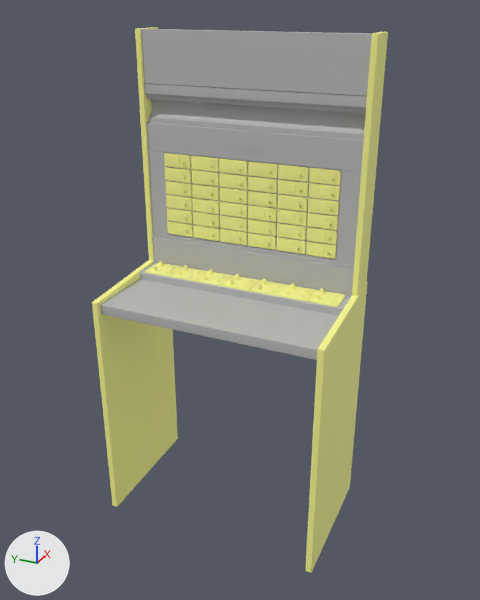
The FBX model Import/SwitchBoard_v01_01_alsu.fbx as it was, and as the next commit left it.
Both versions are drawn from a 50 mm lens placed at (-2.47, -1.15, 2.36), pointed at (0.02, -0.03, 1.12). Lighting does not change. The marker at lower left points along +X, +Y and +Z. Where no turn or scale is listed for an object, it has been applied to the vertices. Vertices at the same position are counted once.

Names of what the first picture shows: 'geo_slot_Horizontal_010', 'geo_slot_Horizontal_011', 'geo_slot_Horizontal_012', 'geo_slot_Horizontal_013', 'geo_slot_Horizontal_02', 'geo_slot_Horizontal_03', 'geo_slot_Horizontal_04', 'geo_slot_Horizontal_05', 'geo_slot_Horizontal_06', 'geo_slot_Horizontal_07', 'geo_slot_Horizontal_08', 'geo_slot_Horizontal_09', 'poly_switchBoardSides_01', 'poly_switchboard_Main_02'.
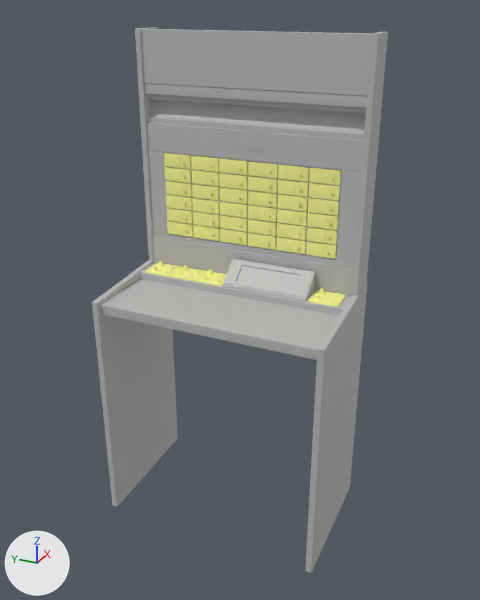
Where the change shows, as pixel boxes [x1, y1, x2, y2] in the pictures (480 x 600 px; the box of a moved part takes in the faces that stretch with it):
'poly_switchBoardSides_01', recoloured
    both: [92, 27, 388, 573]
'monitor', added
    after: [223, 259, 315, 301]
'geo_slot_Horizontal_013', deleted
    before: [278, 288, 312, 302]
'geo_slot_Horizontal_011', deleted
    before: [250, 283, 282, 296]
'geo_slot_Horizontal_09', deleted
    before: [222, 279, 254, 291]
'geo_slot_Horizontal_012', deleted
    before: [284, 283, 316, 295]
'geo_slot_Horizontal_010', deleted
    before: [256, 278, 287, 291]
'geo_slot_Horizontal_08', deleted
    before: [229, 274, 260, 286]
part 1 of me_mesh_009, moved or reshaped
    before: [229, 274, 260, 286]
    after: [155, 261, 181, 271]
part 2 of me_mesh_005, moved or reshaped
    before: [284, 283, 316, 295]
    after: [202, 269, 227, 280]
part 3 of me_mesh_004, moved or reshaped
    before: [278, 288, 312, 302]
    after: [196, 274, 225, 286]
part 4 of me_mesh_008, moved or reshaped
    before: [222, 279, 254, 291]
    after: [145, 265, 176, 277]
part 5 of me_mesh_006, moved or reshaped
    before: [250, 283, 282, 296]
    after: [170, 269, 201, 281]
part 6 of me_mesh_007, moved or reshaped
    before: [256, 278, 287, 291]
    after: [180, 265, 207, 276]

The edits, one by one:
Material 'sidePanels' (mat_sidepanels) is new.
Its base color is (0.5, 0.5, 0.5) (grey #bcbcbc).
Material 'Monitor' (mat_monitor) is new.
Its base color is (0.5, 0.5, 0.5) (grey #bcbcbc).
me_mesh_005 has 1313 vertices, 1272 faces and spans x -0.03..0.03, y -0.0668..0.0668, z -0.0161..0.0161.
me_mesh_005 part 2: the whole mesh is multiplied about its middle by the matrix ((0.0, -74.859, 0.0), (0.0, 0.0, 74.859), (-74.859, 0.0, 0.0)).
me_mesh_001 has 64 vertices, 44 faces and spans x -0.31..0.31, y -0.53..0.53, z -1.12..1.12.
me_mesh_001 no longer uses material mat_lambert1 (yellow #ffff95).
me_mesh_001 now uses material mat_sidepanels (grey #bcbcbc).
me_mesh_008 has 1313 vertices, 1272 faces and spans x -0.03..0.03, y -0.0668..0.0668, z -0.0161..0.0161.
me_mesh_008 part 4: the whole mesh is multiplied about its middle by the matrix ((0.0, -74.859, 0.0), (0.0, 0.0, 74.859), (-74.859, 0.0, 0.0)).
me_mesh_004 has 1313 vertices, 1272 faces and spans x -0.03..0.03, y -0.0668..0.0668, z -0.0161..0.0161.
me_mesh_004 part 3: the whole mesh is multiplied about its middle by the matrix ((0.0, -74.859, 0.0), (0.0, 0.0, 74.859), (-74.859, 0.0, 0.0)).
Mesh me_mesh_046_1 is new.
It has 78 vertices, 67 faces and spans x -0.057..0.057, y -0.199..0.199, z -0.005..0.092.
Faces by material slot: [66, 1].
It uses material mat_lambert17 (grey #bcbcbc).
It uses material mat_monitor (grey #bcbcbc).
Object 'geo_slot_Horizontal_08' (ob_geo_slot_horizontal_08) is deleted.
Object 'geo_slot_Horizontal_012' (ob_geo_slot_horizontal_012) is deleted.
Object 'geo_slot_Horizontal_03' (ob_geo_slot_horizontal_03) now shows me_mesh_008 instead of me_mesh_014.
Object 'geo_slot_Horizontal_011' (ob_geo_slot_horizontal_011) is deleted.
Object 'geo_slot_Horizontal_07' (ob_geo_slot_horizontal_07) now shows me_mesh_004 instead of me_mesh_010.
Object 'geo_slot_Horizontal_010' (ob_geo_slot_horizontal_010) is deleted.
Object 'geo_slot_Horizontal_06' (ob_geo_slot_horizontal_06) now shows me_mesh_005 instead of me_mesh_011.
Object 'geo_slot_Horizontal_09' (ob_geo_slot_horizontal_09) is deleted.
Object 'geo_slot_Horizontal_013' (ob_geo_slot_horizontal_013) is deleted.
Object 'monitor' (ob_monitor) is new; it shows me_mesh_046_1.
Its location is (0.098, -0.134, 1.159).
